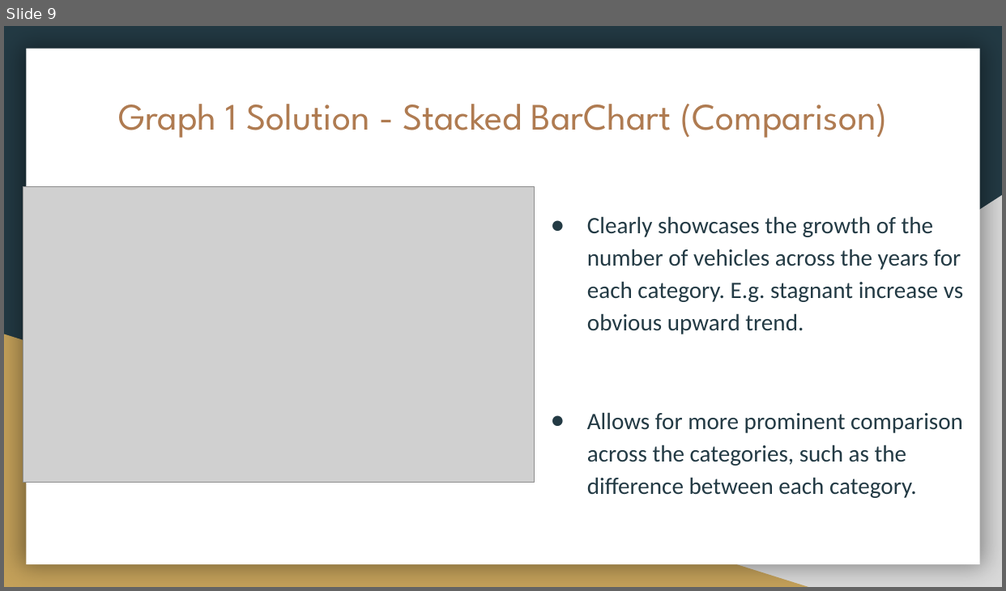
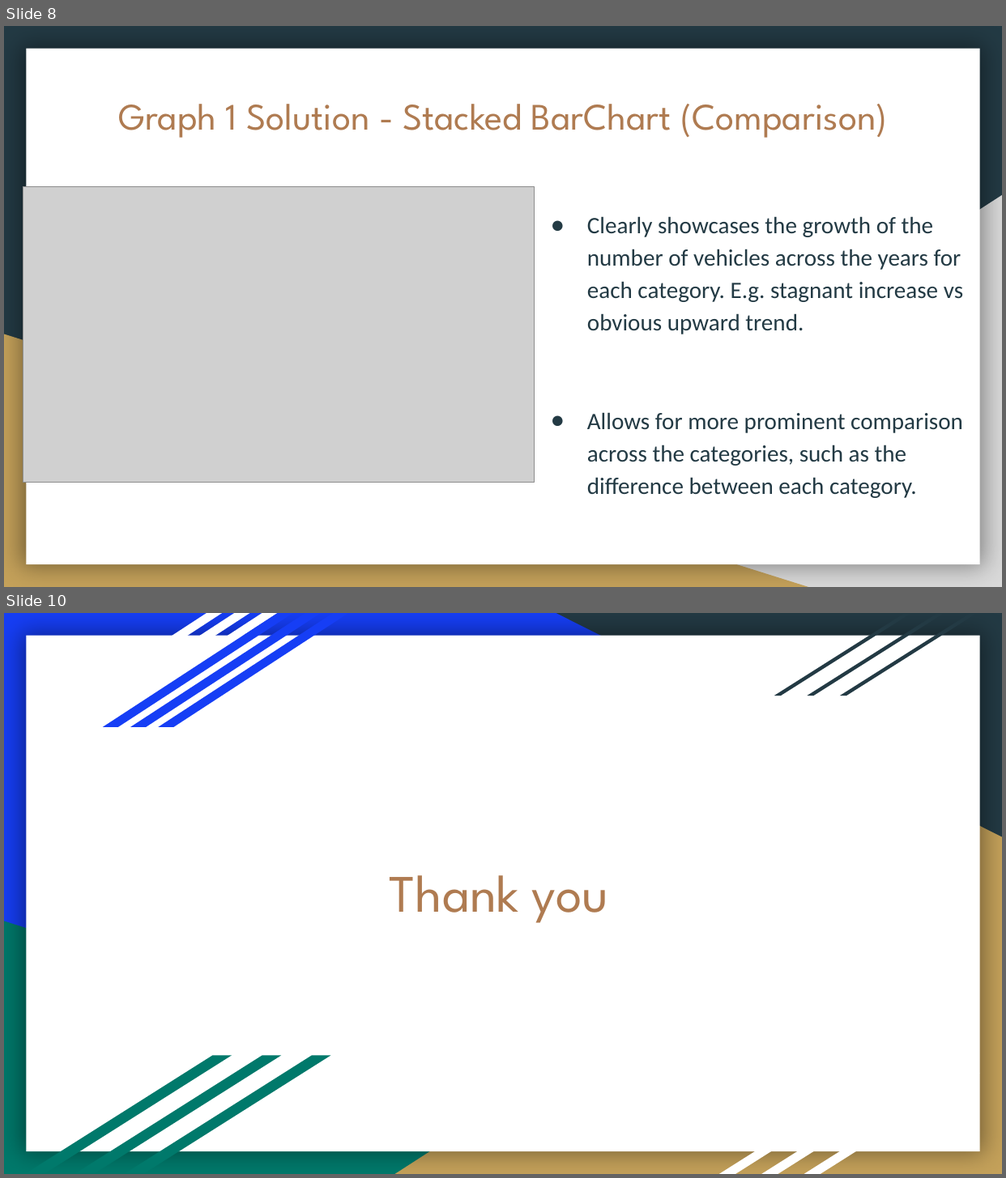
Before and after one commit to cht39482/CSC3007-project, a slide deck: CSC3007 Milestone 1.pptx. Shown one above the other, each under a label of ours: slide 9 before the commit, slides 8 and 10 after it; the slides between them are not shown. The pictures are 1006x591 and 1006x1178 pixels, drawn with LibreOffice and Linux fonts; fonts in the diff are those of the drawing; grey boxes stand for pictures. Boxes give left, top, right and bottom in pixels: in the first picture for what was removed or moved away, otherwise in the second. Text is boxed around its words. In the diff, an @@ line names an element or a change of style, - is before the commit and + after.

```diff
--- a/CSC3007 Milestone 1.pptx
+++ b/CSC3007 Milestone 1.pptx
@@ slide 10 added at [4, 613, 1002, 1174], background #163EF5; not listed: 1 template element that a slide beside it also shows @@
@@ parallelogram added at [32, 613, 222, 726], fill #FFFFFF @@
@@ parallelogram added at [60, 613, 249, 726], fill #FFFFFF @@
@@ parallelogram added at [87, 613, 278, 726], fill #FFFFFF @@
@@ parallelogram added at [103, 613, 292, 726], fill #163EF5 @@
@@ parallelogram added at [130, 613, 321, 726], fill #163EF5 @@
@@ parallelogram added at [159, 613, 348, 726], fill #163EF5 @@
@@ right triangle added at [556, 613, 1002, 837], fill #233A44 @@
@@ parallelogram added at [774, 614, 911, 696], fill #233A44 @@
@@ parallelogram added at [808, 614, 944, 696], fill #233A44 @@
@@ parallelogram added at [840, 614, 977, 696], fill #233A44 @@
@@ right triangle added at [395, 782, 1002, 1174], fill #C4A15A @@
@@ title added at [390, 875, 609, 923], 38 pt, text #AF7B51 @@
+Thank you
@@ right triangle added at [4, 922, 808, 1174], fill #00796B @@
@@ parallelogram added at [26, 1056, 232, 1174], fill #00796B @@
@@ parallelogram added at [74, 1056, 280, 1174], fill #00796B @@
@@ parallelogram added at [125, 1056, 330, 1174], fill #00796B @@
@@ parallelogram added at [719, 1073, 895, 1174], fill #FFFFFF @@
@@ parallelogram added at [761, 1073, 937, 1174], fill #FFFFFF @@
@@ parallelogram added at [804, 1073, 980, 1174], fill #FFFFFF @@
@@ what was slide 9 is now slide 8 @@
```
Also in this commit, not shown: 3 slides changed, 1 slide removed.
